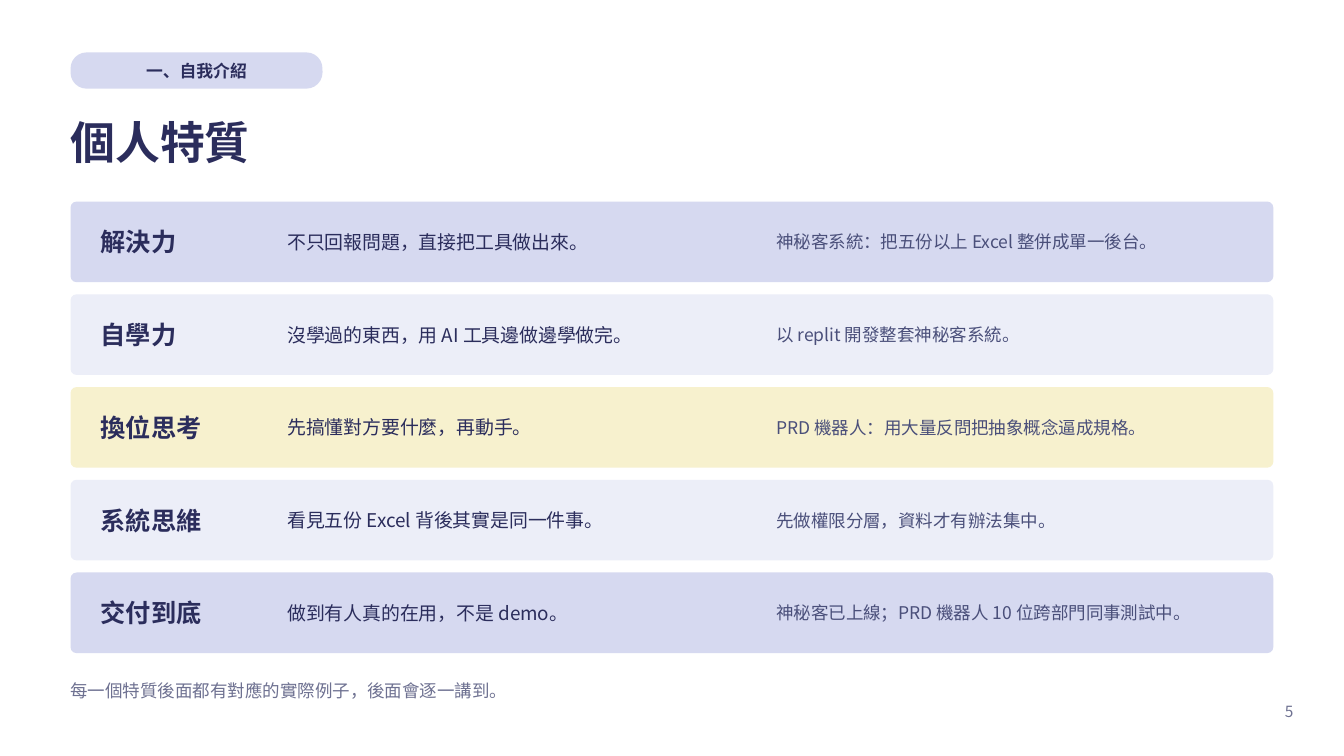
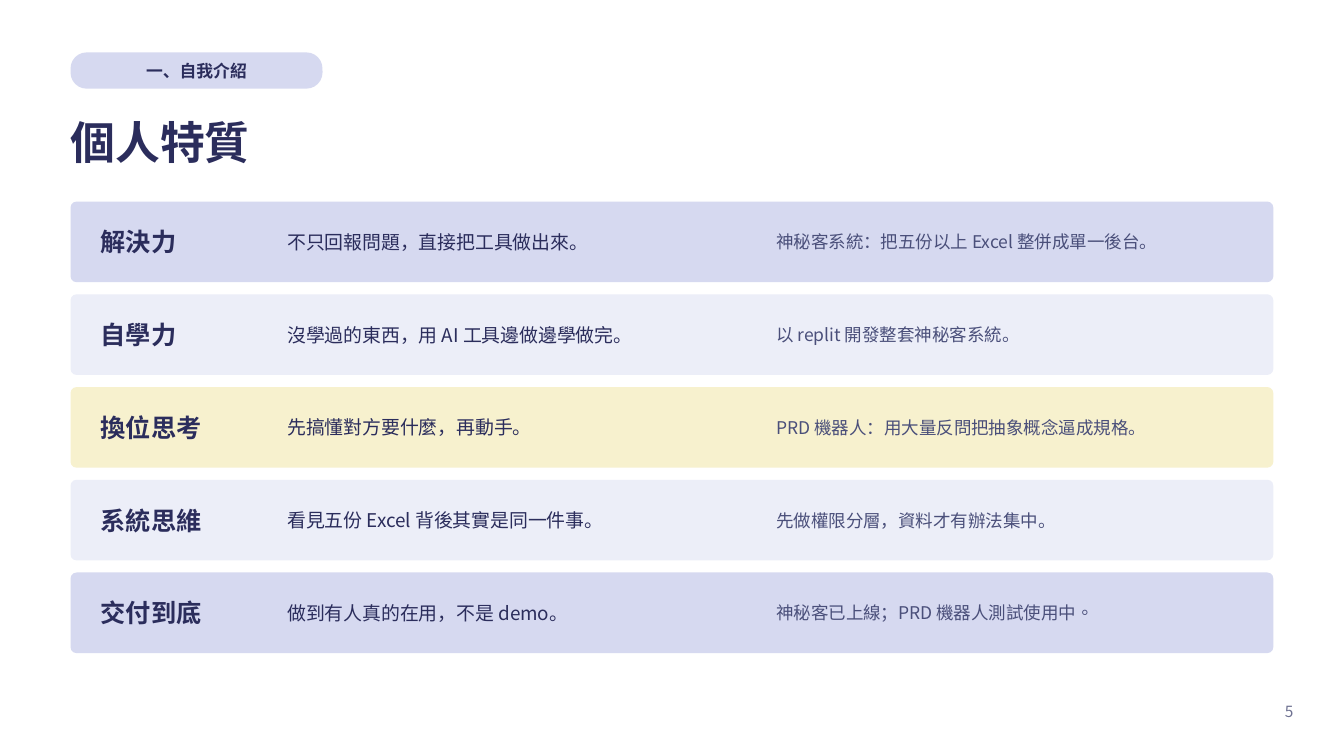
Before and after one commit to kirihuang-bit/freshman-report, a slide deck: slide 5 of 黃家朗新人報告.pptx. Drawn at 1344x756 pixels with LibreOffice and Linux fonts; fonts in the diff are those of the drawing. Boxes give left, top, right and bottom in pixels: in the first picture for what was removed or moved away, otherwise in the second. Text is boxed around its words. In the diff, an @@ line names an element or a change of style, - is before the commit and + after.

```diff
--- a/黃家朗新人報告.pptx
+++ b/黃家朗新人報告.pptx
@@ text at [776,604,1094,622]: text changed @@
-神秘客已上線；PRD 機器人 10 位跨部門同事測試中。
+神秘客已上線；PRD 機器人測試使用中。
@@ text removed at [71,682,508,699] @@
-每一個特質後面都有對應的實際例子，後面會逐一講到。
```
Also in this commit, not shown: 12 other slides changed, 4 slides removed, 3 other files.
